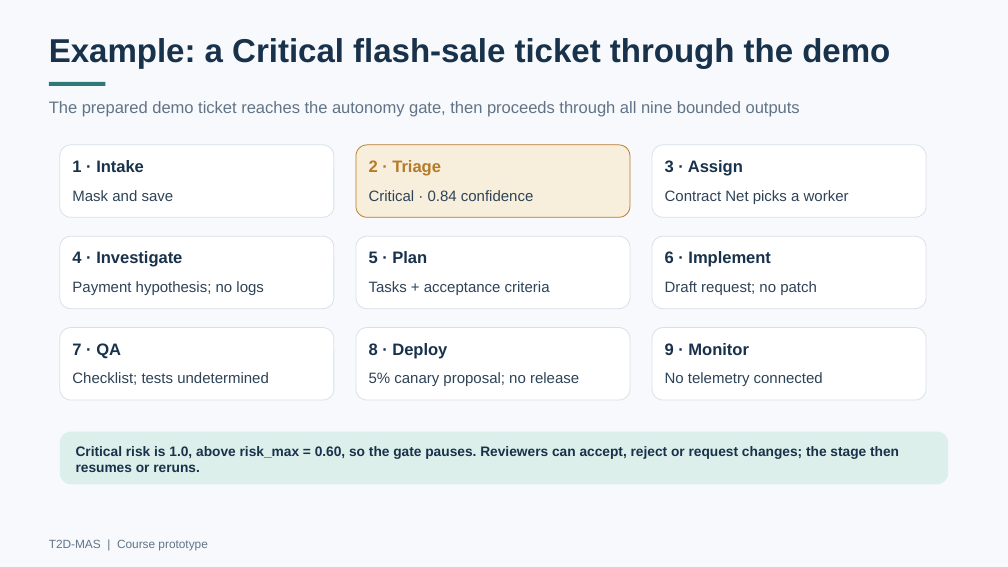
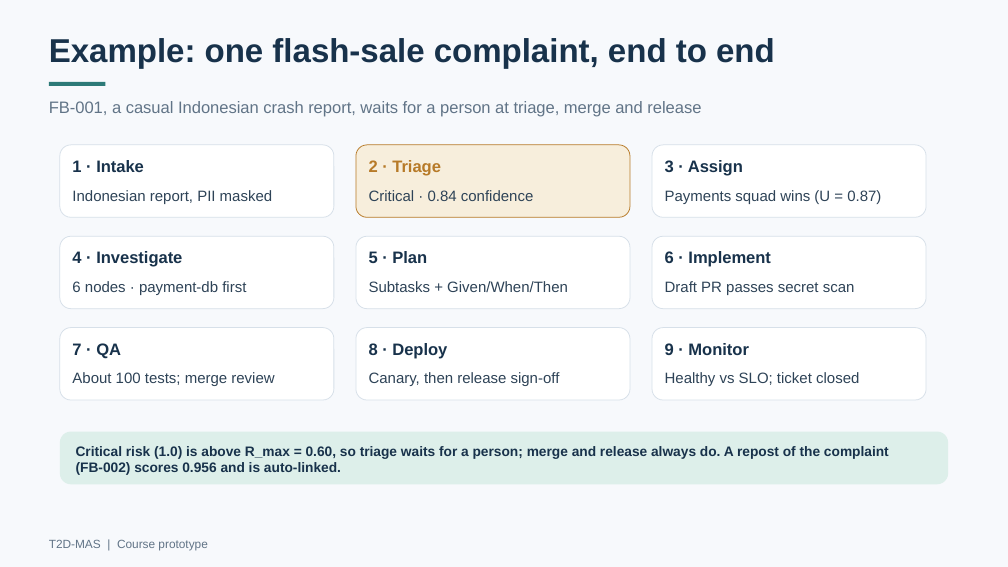
Before and after one commit to zidanarsyad/t2d-mas, a slide deck: slide 7 of deliverables/T2D-MAS-Program-Explainer-Updated.pptx. Drawn at 1008x567 pixels with LibreOffice and Linux fonts; fonts in the diff are those of the drawing. Boxes give left, top, right and bottom in pixels: in the first picture for what was removed or moved away, otherwise in the second. Text is boxed around its words. In the diff, an @@ line names an element or a change of style, - is before the commit and + after.

```diff
--- a/deliverables/T2D-MAS-Program-Explainer-Updated.pptx
+++ b/deliverables/T2D-MAS-Program-Explainer-Updated.pptx
@@ text at (49,38,775,69): text changed @@
-Example: a Critical flash-sale ticket through the demo
+Example: one flash-sale complaint, end to end
@@ text at (49,101,701,117): text changed @@
-The prepared demo ticket reaches the autonomy gate, then proceeds through all nine bounded outputs
+FB-001, a casual Indonesian crash report, waits for a person at triage, merge and release
@@ text at (72,190,272,204): text changed @@
-Mask and save
+Indonesian report, PII masked
@@ text at (665,190,881,204): text changed @@
-Contract Net picks a worker
+Payments squad wins (U = 0.87)
@@ text at (72,281,246,295): text changed @@
-Payment hypothesis; no logs
+6 nodes · payment-db first
@@ text at (369,281,568,292): text changed @@
-Tasks + acceptance criteria
+Subtasks + Given/When/Then
@@ text at (665,281,855,295): text changed @@
-Draft request; no patch
+Draft PR passes secret scan
@@ text at (72,372,274,386): text changed @@
-Checklist; tests undetermined
+About 100 tests; merge review
@@ text at (369,372,560,386): text changed @@
-5% canary proposal; no release
+Canary, then release sign-off
@@ text at (665,372,859,386): text changed @@
-No telemetry connected
+Healthy vs SLO; ticket closed
@@ text at (76,446,889,475): text changed @@
-Critical risk is 1.0, above risk_max = 0.60, so the gate pauses. Reviewers can accept, reject or request changes; the stage then resumes or reruns.
+Critical risk (1.0) is above R_max = 0.60, so triage waits for a person; merge and release always do. A repost of the complaint (FB-002) scores 0.956 and is auto-linked.
```
Also in this commit, not shown: 9 other slides changed, 12 other files.
